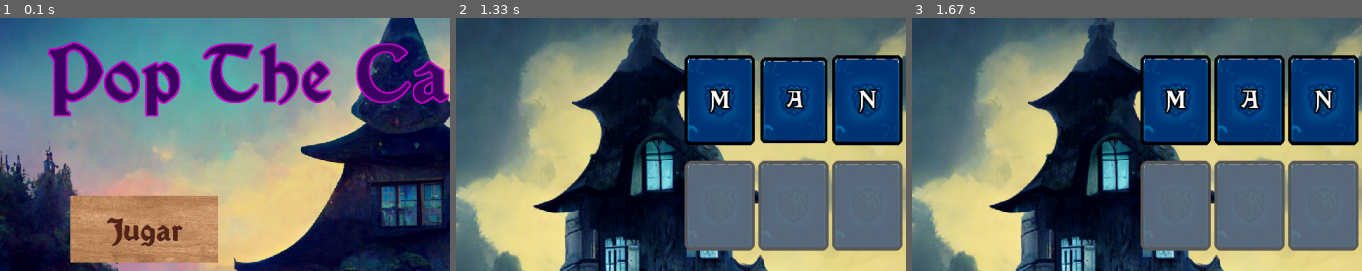
Above: before the commit, frames 1-3 (left to right).
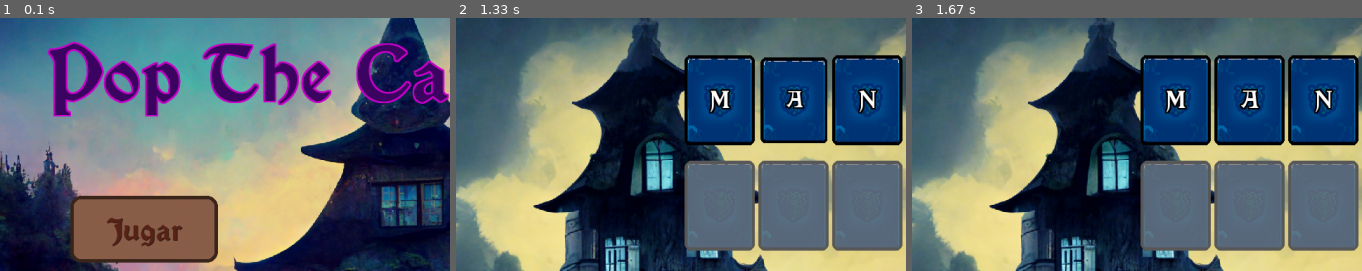
Above: after the commit, the same moments.

Repository: juliancz-a/SP_GRUPO_5_Pygame
Game: pygame game, started from code/class_game.py
The game is run twice, just before and just after one commit, with the same random seed, the same clock (stepped at 60 frames per second) and the same inputs.
Inputs (mouse positions are % of the whole screen's width and height, from its top left):
- Up to frame 1 (0.1 s): no input
- Up to frame 2 (1.33 s): click "Jugar" at 0.38 s; press the mouse at (37, 23) at 1.2 s; move the mouse to (44, 18) at 1.3 s
- Up to frame 3 (1.67 s): release the mouse at (51, 14) at 1.43 s
The pictures show only the part of the screen within x 0-50%, y 7-57%; the shares and areas given below are measured in that part.

The runs differ from the first frame. In frame 1, 8.1% of the frame differs, in the area x 15-49%, y 69-97%; in frame 2, nothing differs; in frame 3, nothing differs.

Commit message:
diseño_3 20/6

Diff:
--- a/code/class_menu.py
+++ b/code/class_menu.py
@@ -9,7 +9,7 @@
         self.original_wh = wh
         self.background = MENU_BACKGROUND
 
-        self.play_button = Box(self.original_wh, (100,300), (210,95), press_sound=PRESS_SOUND, image=r"code\data\img\wood_texture.jpg")
+        self.play_button = Box(self.original_wh, (100,300), (210,95), press_sound=PRESS_SOUND)
         self.options_button = Box(self.original_wh, (100,420), (210,95), press_sound=PRESS_SOUND)
         self.exit_button = Box(self.original_wh, (100,540), (210,95), press_sound=PRESS_SOUND)
 
@@ -25,9 +25,9 @@
         option = False
         exit = False
 
-        self.play_button.set_color(COLOR_BOX, BORDE_BOX, "grey")
-        self.options_button.set_color(COLOR_BOX, BORDE_BOX, "grey")
-        self.exit_button.set_color(COLOR_BOX, BORDE_BOX, "grey")
+        self.play_button.set_color(COLOR_BOX, BORDE_BOX, HOVER_BOX)
+        self.options_button.set_color(COLOR_BOX, BORDE_BOX, HOVER_BOX)
+        self.exit_button.set_color(COLOR_BOX, BORDE_BOX, HOVER_BOX)
 
         self.play_button.resize(self.surface.get_size())
 
--- a/code/constantes.py
+++ b/code/constantes.py
@@ -9,8 +9,10 @@
 BORDE_2 = (47, 26, 21)
 LETRAS_2 = (88, 37, 25)
 COLOR_LETRAS = (60, 6, 98)
+
 COLOR_BOX = (138, 96, 74)
 BORDE_BOX = (60, 39, 28)
+HOVER_BOX = (121, 101, 85)
 
 #RESOURCES
 PRESS_SOUND = r"code\data\sound\press_button.wav"
